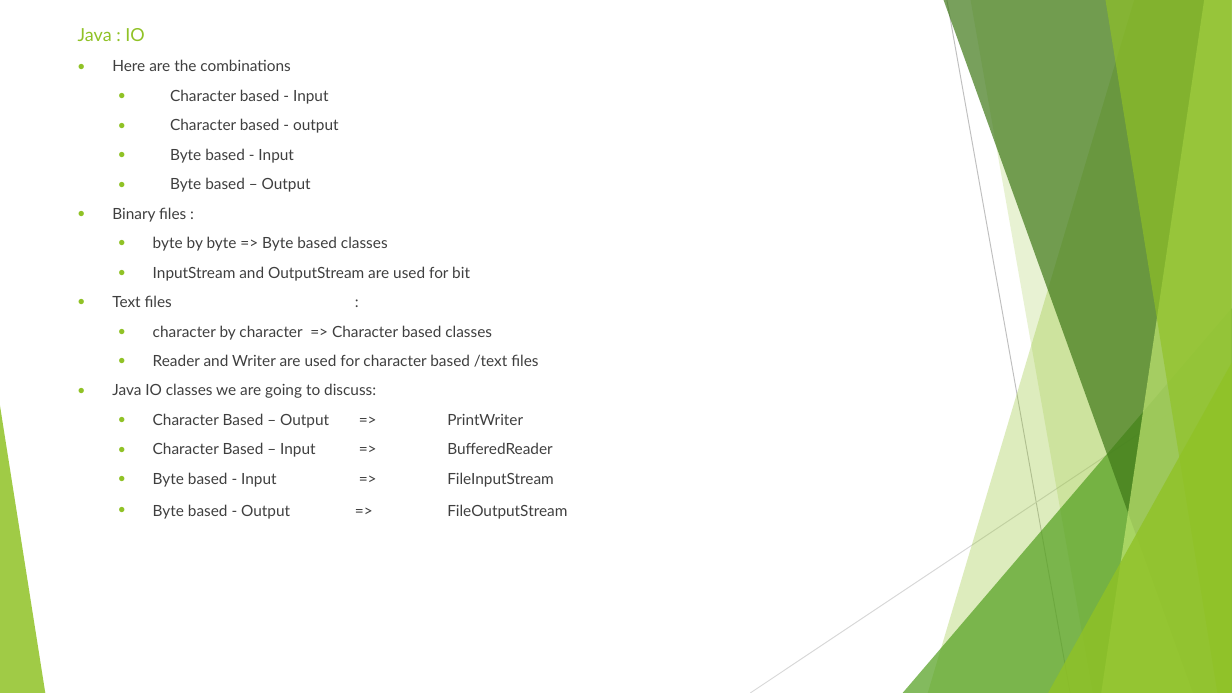
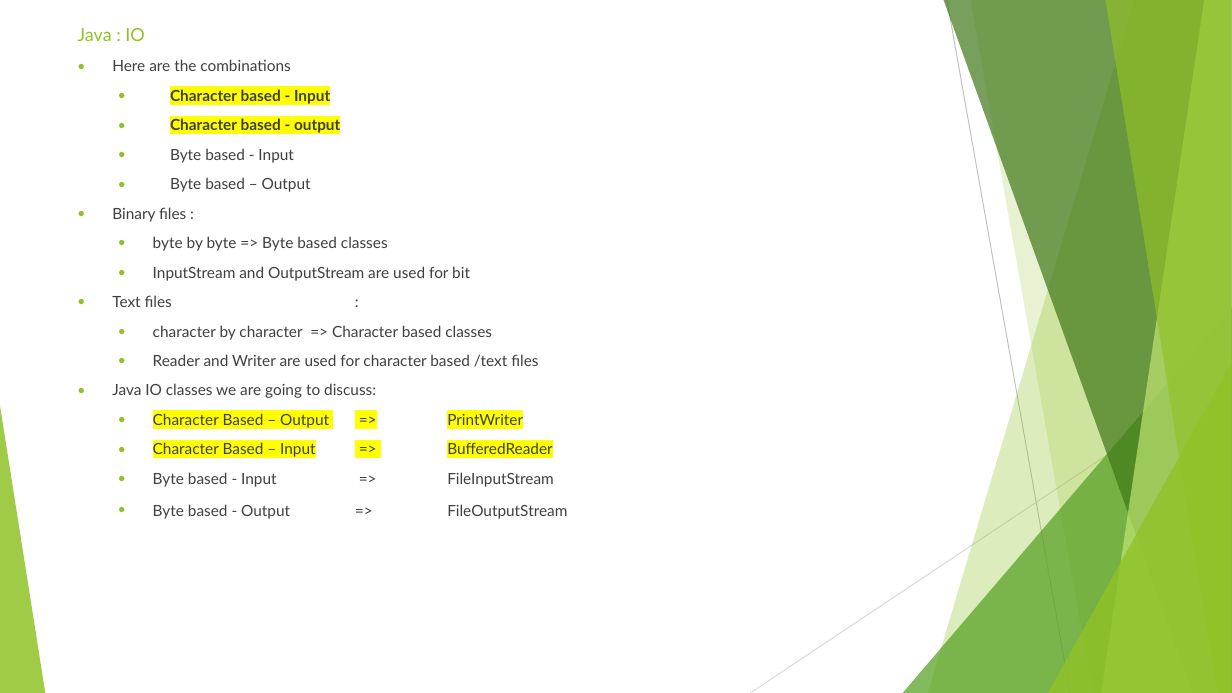
Before and after one commit to sidissir/mk-java-training, a slide deck: slide 42 of AutomationPPT.pptx (slide 44 before the commit). Drawn at 1232x693 pixels with LibreOffice and Linux fonts; fonts in the diff are those of the drawing. Boxes give left, top, right and bottom in pixels: in the first picture for what was removed or moved away, otherwise in the second. Text is boxed around its words. In the diff, an @@ line names an element or a change of style, - is before the commit and + after.

Commit message:
Java IO

```diff
--- a/AutomationPPT.pptx
+++ b/AutomationPPT.pptx
@@ text at bbox=[153, 89, 553, 457]: highlight none to #FFFF00 in "Character based - Input", "Character based - output", "Character Based – Output => PrintWriter", "Character Based – Input => BufferedReader"; bold on in "Character based - Input", "Character based - output" @@
```
Also in this commit, not shown: 1 other slide changed, 2 slides removed, 19 other files.
